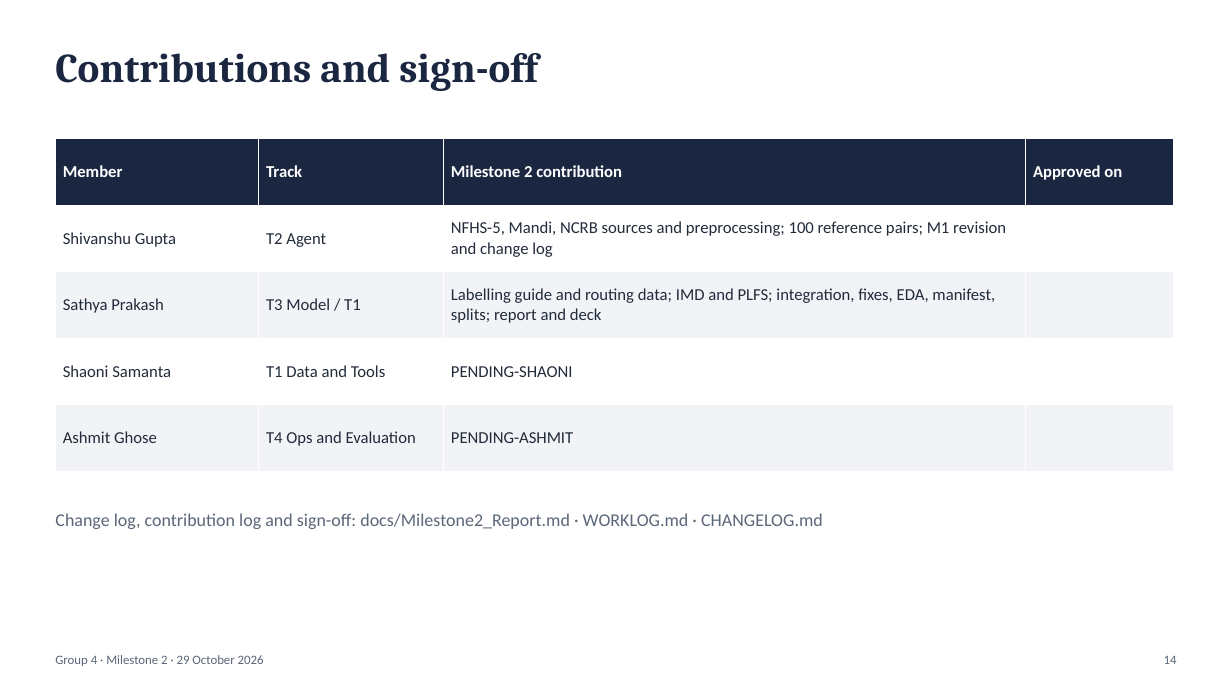
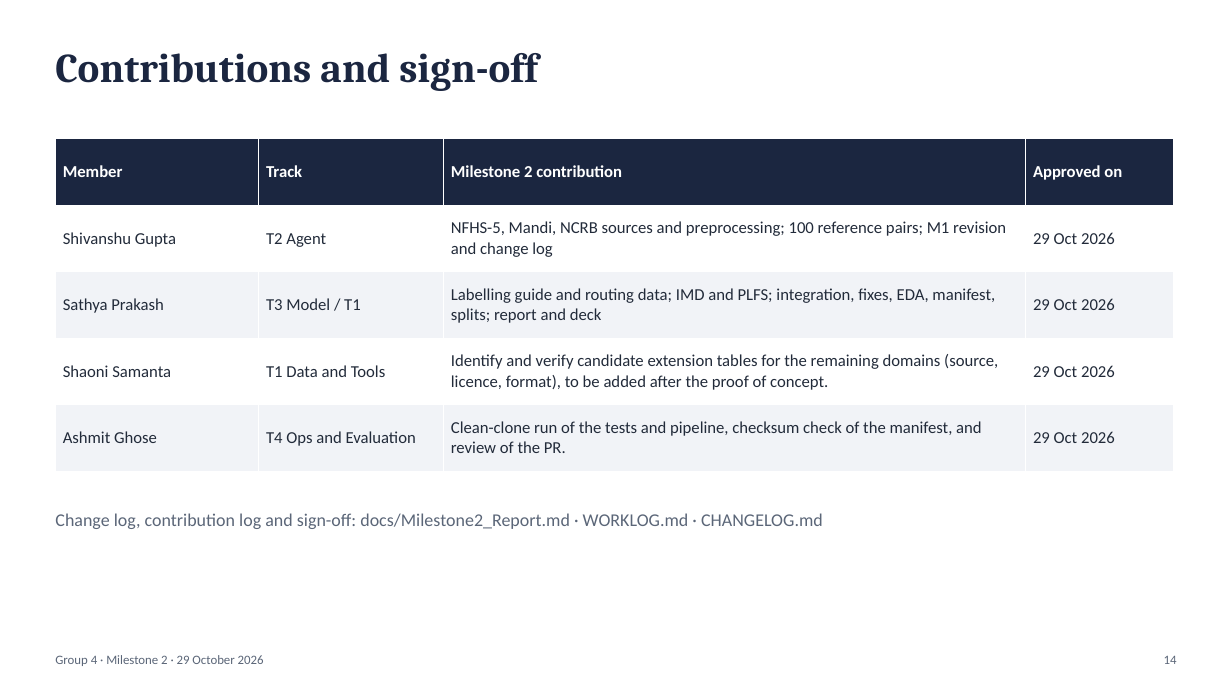
Before and after one commit to sathyaIITM/Group-4-DS-and-AI-Lab-Project, a slide deck: slide 14 of docs/Milestone2_TA_Presentation.pptx. Drawn at 1232x693 pixels with LibreOffice and Linux fonts; fonts in the diff are those of the drawing. Boxes give left, top, right and bottom in pixels: in the first picture for what was removed or moved away, otherwise in the second. Text is boxed around its words. In the diff, an @@ line names an element or a change of style, - is before the commit and + after.

```diff
--- a/docs/Milestone2_TA_Presentation.pptx
+++ b/docs/Milestone2_TA_Presentation.pptx
@@ table at box(55, 139, 1174, 471) @@
-row 2, column 4: 
+row 2, column 4: 29 Oct 2026
-row 3, column 4: 
+row 3, column 4: 29 Oct 2026
-row 4, column 3: PENDING-SHAONI
+row 4, column 3: Identify and verify candidate extension tables for the remaining domains (source, licence, format), to be added after the proof of concept.
-row 4, column 4: 
+row 4, column 4: 29 Oct 2026
-row 5, column 3: PENDING-ASHMIT
+row 5, column 3: Clean-clone run of the tests and pipeline, checksum check of the manifest, and review of the PR.
-row 5, column 4: 
+row 5, column 4: 29 Oct 2026
```
Also in this commit, not shown: 8 other slides changed, 8 other files.
